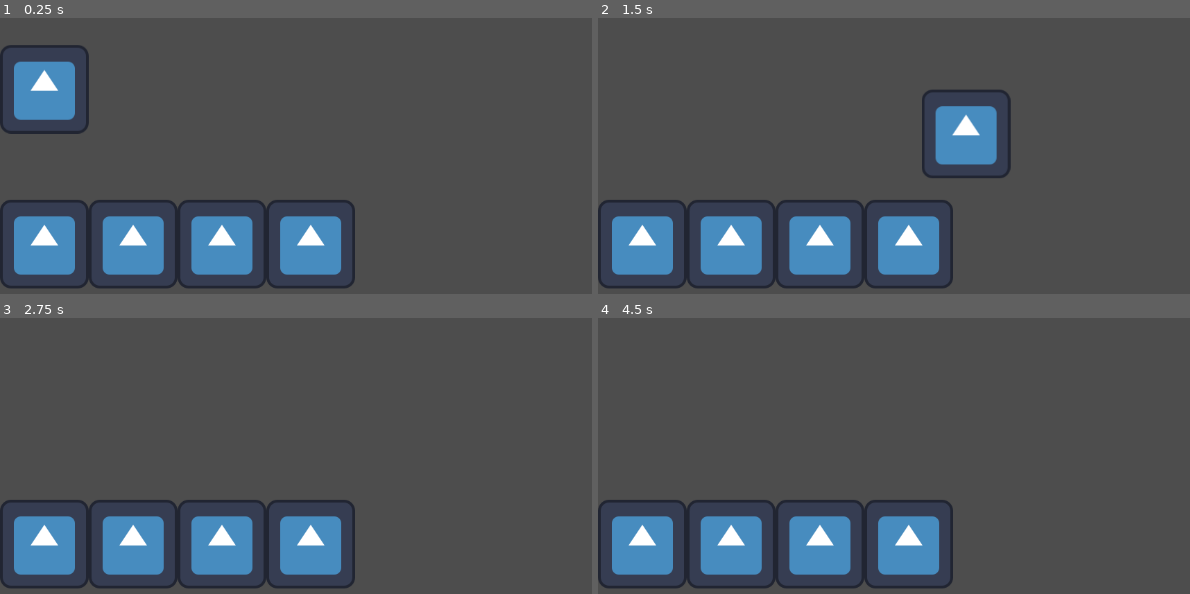
Above: before the commit, frames 1-4 (two rows, left to right).
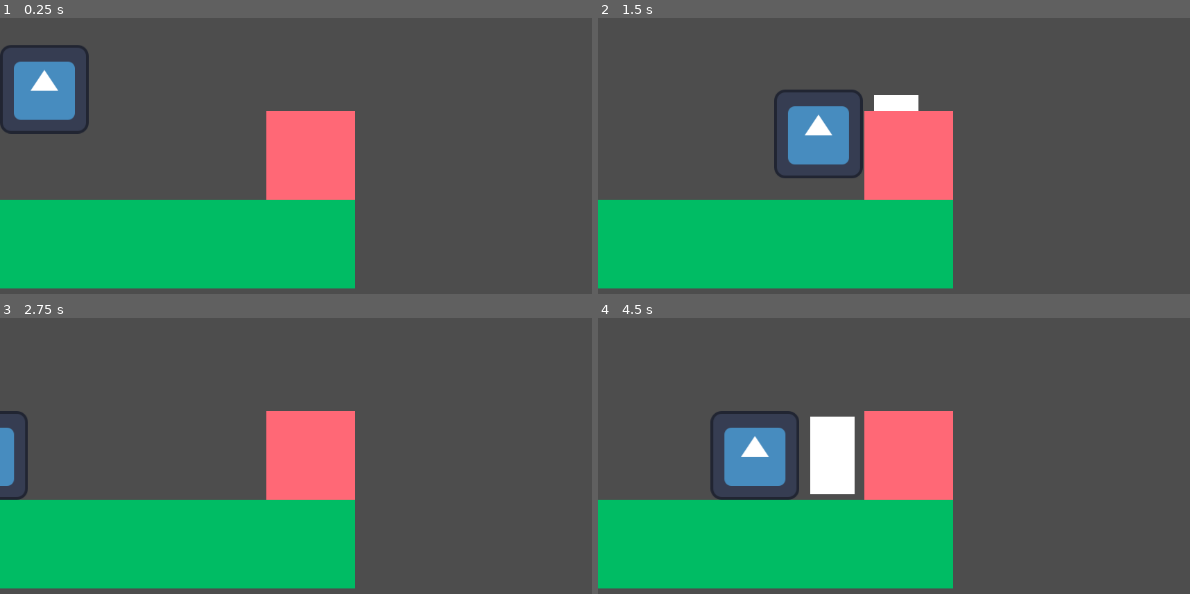
Above: after the commit, the same moments.

Repository: CodeScratcher/hellbound
Game: Godot game, scene res://Scenes/test_level.tscn
Two runs of this game, one before a commit and one after it. Both use one fixed random seed, a clock stepped at 60 frames per second and the inputs below. The engine's default icon, where the game draws it, is replaced by a stand-in: a white triangle on a blue panel in a dark square.
Inputs:
- Up to frame 1 (0.25 s): no input
- Up to frame 2 (1.5 s): hold Right (right) from 0.53 s (still down); tap X (attack, bound only after the commit) at 0.6, 1.35 s; tap Z (jump) at 0.77 s
- Up to frame 3 (2.75 s): tap Z (jump) at 1.52 s; release Right (right) at 2.03 s; hold Left (left) from 2.03 s (still down); tap X (attack, bound only after the commit) at 2.1 s
- Up to frame 4 (4.5 s): release Left (left) at 2.78 s; hold Right (right) 2.78-4.28 s; tap X (attack, bound only after the commit) at 2.85, 3.6, 4.35 s; tap Z (jump) at 3.02, 3.77 s; tap Enter at 4.25 s; hold Left (left) from 4.28 s (still down)

The runs differ from the first frame. In frame 1, 24% of the frame differs, in the area x 0-60%, y 33-99%; in frame 2, 30%, in the area x 0-70%, y 26-99%; in frame 3, 25%; in frame 4, 29%.

Commit message:
added basic enemy, does not move yet, added hp system, does not display yet

Diff:
--- /dev/null
+++ b/Components/enemy.tscn
@@ -0,0 +1,33 @@
+[gd_scene load_steps=6 format=3 uid="uid://d4efepl1wygnx"]
+
+[ext_resource type="Script" path="res://Scripts/enemy.gd" id="1_blebp"]
+
+[sub_resource type="Gradient" id="Gradient_tk4vy"]
+offsets = PackedFloat32Array(0.722581)
+colors = PackedColorArray(1, 0.410246, 0.466615, 1)
+
+[sub_resource type="GradientTexture2D" id="GradientTexture2D_ketj8"]
+gradient = SubResource("Gradient_tk4vy")
+
+[sub_resource type="RectangleShape2D" id="RectangleShape2D_y0wr3"]
+size = Vector2(128, 128)
+
+[sub_resource type="RectangleShape2D" id="RectangleShape2D_ootsd"]
+size = Vector2(131, 132)
+
+[node name="enemy" type="CharacterBody2D"]
+script = ExtResource("1_blebp")
+
+[node name="Sprite2D" type="Sprite2D" parent="."]
+position = Vector2(-1.90735e-06, 1.90735e-06)
+scale = Vector2(2, 2)
+texture = SubResource("GradientTexture2D_ketj8")
+
+[node name="CollisionShape2D" type="CollisionShape2D" parent="."]
+shape = SubResource("RectangleShape2D_y0wr3")
+
+[node name="effective_collision" type="Area2D" parent="."]
+
+[node name="CollisionShape2D" type="CollisionShape2D" parent="effective_collision"]
+position = Vector2(-0.5, 0)
+shape = SubResource("RectangleShape2D_ootsd")
--- /dev/null
+++ b/Components/hurtbox.tscn
@@ -0,0 +1,26 @@
+[gd_scene load_steps=5 format=3 uid="uid://b0gu053ri2dlf"]
+
+[ext_resource type="Script" path="res://Scripts/hurtbox.gd" id="1_abnui"]
+
+[sub_resource type="RectangleShape2D" id="RectangleShape2D_yr7d6"]
+size = Vector2(80, 73.1429)
+
+[sub_resource type="Gradient" id="Gradient_nl6gj"]
+offsets = PackedFloat32Array(1)
+colors = PackedColorArray(1, 1, 1, 1)
+
+[sub_resource type="GradientTexture2D" id="GradientTexture2D_1psui"]
+gradient = SubResource("Gradient_nl6gj")
+
+[node name="hurtbox" type="Area2D" groups=["hurt"]]
+script = ExtResource("1_abnui")
+
+[node name="CollisionShape2D" type="CollisionShape2D" parent="."]
+position = Vector2(104, 1.90735e-06)
+scale = Vector2(1, 1.75)
+shape = SubResource("RectangleShape2D_yr7d6")
+
+[node name="Sprite2D" type="Sprite2D" parent="."]
+position = Vector2(112, 0)
+scale = Vector2(1, 1.75)
+texture = SubResource("GradientTexture2D_1psui")
--- a/Components/player.tscn
+++ b/Components/player.tscn
@@ -6,7 +6,7 @@
 [sub_resource type="RectangleShape2D" id="RectangleShape2D_3bewp"]
 size = Vector2(130, 130)
 
-[node name="Player" type="CharacterBody2D"]
+[node name="Player" type="CharacterBody2D" groups=["player"]]
 script = ExtResource("1_d42uc")
 
 [node name="Sprite2D" type="Sprite2D" parent="."]
--- a/Components/wall.tscn
+++ b/Components/wall.tscn
@@ -1,9 +1,14 @@
-[gd_scene load_steps=3 format=3 uid="uid://onibhll75thl"]
-
-[ext_resource type="Texture2D" uid="uid://c1ci6jf776ovt" path="res://icon.svg" id="1_sht3k"]
+[gd_scene load_steps=4 format=3 uid="uid://onibhll75thl"]
 
 [sub_resource type="RectangleShape2D" id="RectangleShape2D_yfcr5"]
 size = Vector2(128, 128)
+
+[sub_resource type="Gradient" id="Gradient_l2i48"]
+offsets = PackedFloat32Array(0, 0.0451613)
+colors = PackedColorArray(0, 0.741176, 0.392157, 1, 0, 0.741176, 0.392157, 1)
+
+[sub_resource type="GradientTexture2D" id="GradientTexture2D_jjg2p"]
+gradient = SubResource("Gradient_l2i48")
 
 [node name="wall" type="StaticBody2D"]
 
@@ -11,4 +16,6 @@
 shape = SubResource("RectangleShape2D_yfcr5")
 
 [node name="Sprite2D" type="Sprite2D" parent="."]
-texture = ExtResource("1_sht3k")
+position = Vector2(-1.90735e-06, 1.90735e-06)
+scale = Vector2(2, 2)
+texture = SubResource("GradientTexture2D_jjg2p")
--- a/Scenes/test_level.tscn
+++ b/Scenes/test_level.tscn
@@ -1,7 +1,8 @@
-[gd_scene load_steps=3 format=3 uid="uid://fham243d5bai"]
+[gd_scene load_steps=4 format=3 uid="uid://fham243d5bai"]
 
 [ext_resource type="PackedScene" uid="uid://onibhll75thl" path="res://Components/wall.tscn" id="1_4efng"]
 [ext_resource type="PackedScene" uid="uid://bhw4lwg6abw3n" path="res://Components/player.tscn" id="2_21xyl"]
+[ext_resource type="PackedScene" uid="uid://d4efepl1wygnx" path="res://Components/enemy.tscn" id="3_psmj0"]
 
 [node name="test_level" type="Node2D"]
 
@@ -19,3 +20,6 @@
 
 [node name="Player" parent="." instance=ExtResource("2_21xyl")]
 position = Vector2(64, 320)
+
+[node name="enemy" parent="." instance=ExtResource("3_psmj0")]
+position = Vector2(448, 448)
--- /dev/null
+++ b/Scripts/enemy.gd
@@ -0,0 +1,22 @@
+extends CharacterBody2D
+
+var invuln = 0
+var hp = 5
+# Called when the node enters the scene tree for the first time.
+func _ready():
+	pass # Replace with function body.
+
+
+# Called every frame. 'delta' is the elapsed time since the previous frame.
+func _process(delta):
+	for body in $effective_collision.get_overlapping_areas():
+		if body.is_in_group("hurt") and invuln >= 0.5:
+			invuln = 0
+			hp -= 1
+	for body in $effective_collision.get_overlapping_bodies():
+		if body.is_in_group("player") and body.invuln >= 0.5:
+			body.invuln = 0
+			body.hp -= 1
+	if hp <= 0:
+		queue_free()
+	invuln += delta
--- /dev/null
+++ b/Scripts/hurtbox.gd
@@ -0,0 +1,13 @@
+extends Area2D
+
+var timer = 0
+# Called when the node enters the scene tree for the first time.
+func _ready():
+	pass # Replace with function body.
+
+
+# Called every frame. 'delta' is the elapsed time since the previous frame.
+func _process(delta):
+	timer += delta
+	if timer >= 0.25:
+		queue_free()
--- a/Scripts/player.gd
+++ b/Scripts/player.gd
@@ -1,5 +1,6 @@
 extends CharacterBody2D
 
+var hurtbox = preload("res://Components/hurtbox.tscn")
 
 const ACCEL = 166.66
 const DECEL = 166.66
@@ -13,6 +14,9 @@
 var used_jump = false
 var coyote_time = 0
 var variable_time = 0
+
+var hp = 5
+var invuln = 0
 
 func jump(delta):
 	if Input.is_action_just_pressed("jump") and coyote_time < 5 and not used_jump:
@@ -44,3 +48,12 @@
 	velocity.x = clamp(velocity.x, -MAX_SPEED, MAX_SPEED)
 
 	move_and_slide()
+
+	if Input.is_action_just_pressed("attack"):
+		var instance = hurtbox.instantiate()
+		add_child(instance)
+
+	if hp <= 0:
+		get_tree().reload_current_scene()
+
+	invuln += delta
--- a/project.godot
+++ b/project.godot
@@ -32,3 +32,8 @@
 "events": [Object(InputEventKey,"resource_local_to_scene":false,"resource_name":"","device":-1,"window_id":0,"alt_pressed":false,"shift_pressed":false,"ctrl_pressed":false,"meta_pressed":false,"pressed":false,"keycode":0,"physical_keycode":90,"key_label":0,"unicode":122,"echo":false,"script":null)
 ]
 }
+attack={
+"deadzone": 0.5,
+"events": [Object(InputEventKey,"resource_local_to_scene":false,"resource_name":"","device":-1,"window_id":0,"alt_pressed":false,"shift_pressed":false,"ctrl_pressed":false,"meta_pressed":false,"pressed":false,"keycode":0,"physical_keycode":88,"key_label":0,"unicode":120,"echo":false,"script":null)
+]
+}
